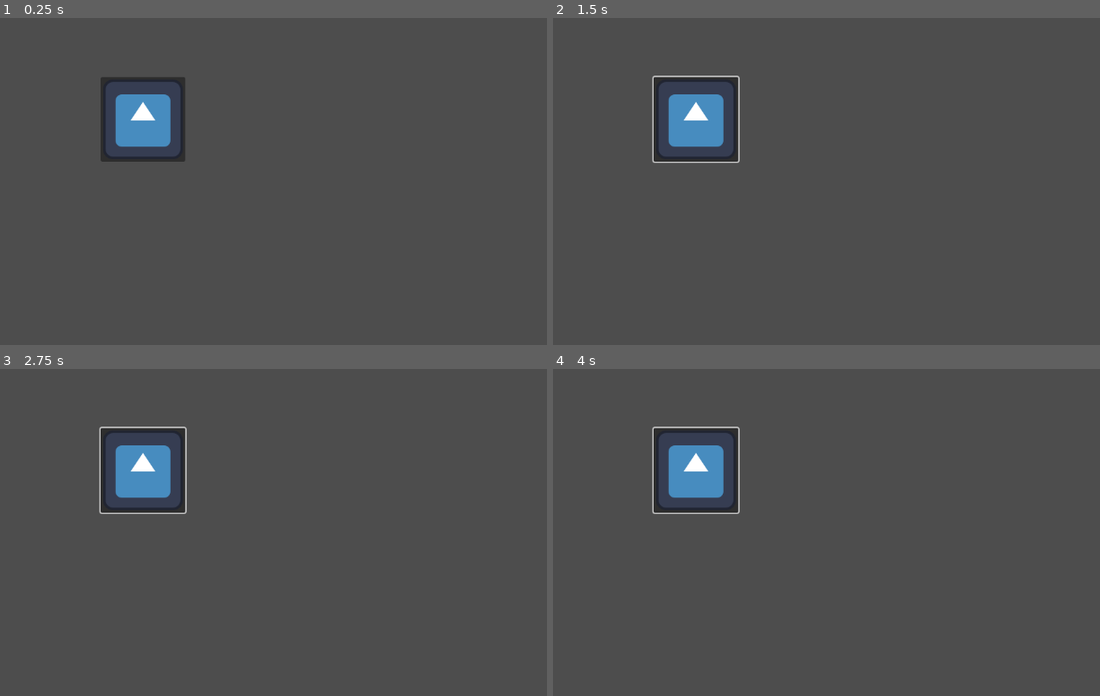
Above: before the commit, frames 1-4 (two rows, left to right).
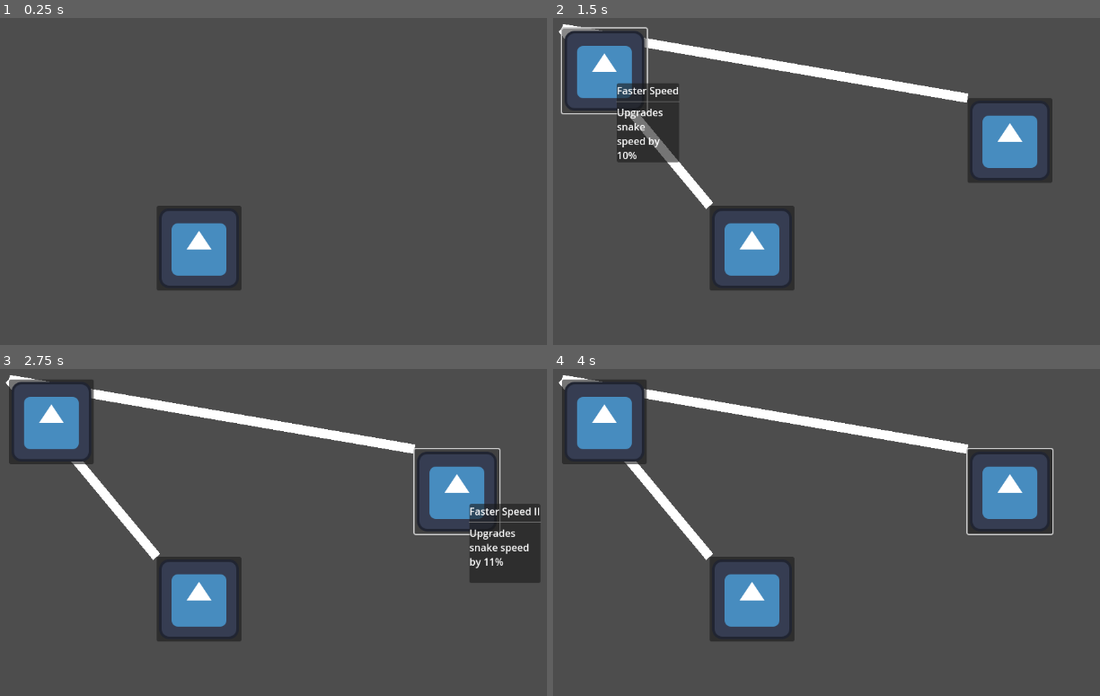
Above: after the commit, the same moments.

Repository: tylercchase/gmtk-2025
Game: Godot game, scene res://src/menus/upgrade/upgrade_menu.tscn
The game is run twice, just before and just after one commit, with the same random seed, the same clock (stepped at 60 frames per second) and the same inputs. This scene is started directly instead of the project's main scene. The engine's default icon, where the game draws it, is replaced by a stand-in: a white triangle on a blue panel in a dark square.
Inputs (mouse positions are in pixels of both pictures, inside the frame that each line leads up to; where the layout moved, square brackets give the same spot in the first picture):
- Up to frame 1 (0.25 s): no input
- Up to frame 2 (1.5 s): click (749, 246) [695, 119] at 0.5 s; click (602, 70) at 1.25 s, where only the run after the commit has a clickable "test"
- Up to frame 3 (2.75 s): click (459, 489) at 2 s, where only the run after the commit has a clickable "test"
- Up to frame 4 (4 s): tap Enter at 2.75 s; move the mouse to (897, 512) at 2.77 s; hold D (move_right) 2.78-3.53 s; click (897, 512) at 2.85 s; tap Space at 3.5 s; move the mouse to (596, 555) at 3.52 s; hold A (move_left) from 3.53 s (still down); click (596, 555) at 3.6 s

The runs differ from the first frame. In frame 1, 5.1% of the frame differs, in the area x 18-45%, y 18-84%; in frame 2, 14%; in frame 3, 15%, in the area x 0-99%, y 1-84%; in frame 4, 13%.

Commit message:
feat: hidden upgrades unlock when requirements bought

Diff:
--- /dev/null
+++ b/src/menus/upgrade/tree_connection_manager.gd
@@ -0,0 +1,53 @@
+@tool
+extends Node2D
+
+@export var upgrade_container: Node2D
+
+var upgrade_buttons : Dictionary[String, UpgradeButton] = {
+
+}
+
+func _ready() -> void:
+	update_button_object()
+	Events.purchased_upgrade.connect(_on_purchased_upgrade)
+
+func update_button_object():
+	for child in upgrade_container.get_children():
+		var button = child as UpgradeButton
+		upgrade_buttons[button.upgrade_resource.id] = button
+
+
+
+func check_button_enabled(upgrade: Upgrade):
+	if len(upgrade.requirements) == 0:
+		return true
+	for requirement in upgrade.requirements:
+		if State.purchased_upgrades.has(requirement.id) and State.purchased_upgrades[requirement.id] >= requirement.level:
+			pass
+		else:
+			return false
+	return true
+
+func update_button_visibility():
+	for button in upgrade_buttons.values():
+		var resource = button.upgrade_resource
+		button.visible = check_button_enabled(resource)
+
+func _draw() -> void:
+	update_button_visibility()
+	update_connections()
+
+
+func update_connections():
+	for button in upgrade_buttons.values():
+		var resource = button.upgrade_resource
+		var requirements : Array[UpgradeRequirement] = resource.requirements
+		if len(resource.requirements) > 0:
+			for requirement in requirements:
+				if upgrade_buttons.has(requirement.id):
+					if upgrade_buttons[requirement.id].visible and button.visible:
+						draw_line(button.global_position, upgrade_buttons[requirement.id].global_position, Color.WHITE, 15.0)
+					# maybe do a dashed line for upgrade requirements not yet met
+
+func _on_purchased_upgrade():
+	queue_redraw()
--- a/src/menus/upgrade/upgrade_button.gd
+++ b/src/menus/upgrade/upgrade_button.gd
@@ -1,18 +1,45 @@
+@tool
+class_name UpgradeButton
 extends Button
 
 
 
-@export var upgrade_resource: Upgrade
+@export var upgrade_resource: Upgrade:
+    set(value):
+        upgrade_resource = value
+        update_display()
 
-var current_level = 0
 
 
 func _ready() -> void:
-    mouse_entered.connect(_on_mouse_entered)
-    mouse_exited.connect(_on_mouse_exited)
+    if !Engine.is_editor_hint():
+        mouse_entered.connect(_on_mouse_entered)
+        mouse_exited.connect(_on_mouse_exited)
+        pressed.connect(_on_button_pressed)
+    update_display()
+
+
+func update_display():
+    if Engine.is_editor_hint():
+        $Label.text = upgrade_resource.name
+    $Label.visible = Engine.is_editor_hint()
+    # something here to show level / max level
+    # as well as disable on max level reached
+    # as well as update icon
+
+# need to have some logic here for listening to currency updates and enabling/disabling the button press
 
 func _on_mouse_entered():
     Events.emit_tooltip_changed(upgrade_resource)
 
 func _on_mouse_exited():
     Events.emit_tooltip_changed(null)
+
+func _on_button_pressed():
+    upgrade_resource.on_buy_level()
+    if State.purchased_upgrades.has(upgrade_resource.id):
+        State.purchased_upgrades[upgrade_resource.id] += 1
+    else:
+        State.purchased_upgrades[upgrade_resource.id] = 1
+    update_display()
+    Events.emit_purchased_upgrade()
--- a/src/menus/upgrade/upgrade_button.tscn
+++ b/src/menus/upgrade/upgrade_button.tscn
@@ -3,11 +3,18 @@
 [ext_resource type="Texture2D" uid="uid://ofhq8wn1748o" path="res://icon.svg" id="1_mmaho"]
 [ext_resource type="Script" uid="uid://dfog3ywk40e3p" path="res://src/menus/upgrade/upgrade_button.gd" id="2_0eguc"]
 
-[node name="Button" type="Button" node_paths=PackedStringArray("remote_element_node")]
+[node name="Button" type="Button"]
 offset_right = 8.0
 offset_bottom = 8.0
 icon = ExtResource("1_mmaho")
 script = ExtResource("2_0eguc")
-origin = 2
-remote_element_node = NodePath(".")
-tooltip_strings = Array[String](["Test of things"])
+
+[node name="Label" type="Label" parent="."]
+visible = false
+layout_mode = 0
+offset_left = -30.0
+offset_top = -27.0
+offset_right = 159.0
+offset_bottom = -4.0
+text = "test"
+horizontal_alignment = 1
--- a/src/menus/upgrade/upgrade_menu.tscn
+++ b/src/menus/upgrade/upgrade_menu.tscn
@@ -1,9 +1,12 @@
-[gd_scene load_steps=5 format=3 uid="uid://dwumukl8x0xq7"]
+[gd_scene load_steps=8 format=3 uid="uid://dwumukl8x0xq7"]
 
 [ext_resource type="Script" uid="uid://hso657cchuqb" path="res://src/menus/upgrade/tree_camera.gd" id="1_5gbj0"]
 [ext_resource type="PackedScene" uid="uid://b2e3cqoh7f5l1" path="res://src/menus/upgrade/upgrade_button.tscn" id="2_5gbj0"]
+[ext_resource type="Script" uid="uid://cjb2acqy31vy6" path="res://src/menus/upgrade/tree_connection_manager.gd" id="2_siov3"]
 [ext_resource type="Resource" uid="uid://4pqkh6ahfar4" path="res://src/upgrades/upgrades/resources/basic_speed.tres" id="3_m5u62"]
+[ext_resource type="Resource" uid="uid://bn0mnlfx3utoo" path="res://src/upgrades/upgrades/resources/speed_2.tres" id="5_53qew"]
 [ext_resource type="PackedScene" uid="uid://dhisaf2mh2g72" path="res://src/menus/tooltip/upgrade_tooltip.tscn" id="5_siov3"]
+[ext_resource type="Resource" uid="uid://ch3fa657jofdw" path="res://src/upgrades/upgrades/resources/speed_3.tres" id="6_t3hjq"]
 
 [node name="UpgradeMenu" type="Node2D"]
 
@@ -11,11 +14,30 @@
 position = Vector2(-76, -89)
 script = ExtResource("1_5gbj0")
 
-[node name="Button" parent="." instance=ExtResource("2_5gbj0")]
-offset_left = -218.0
-offset_top = -259.0
-offset_right = -82.0
-offset_bottom = -123.0
+[node name="ConnectionManager" type="Node2D" parent="." node_paths=PackedStringArray("upgrade_container")]
+script = ExtResource("2_siov3")
+upgrade_container = NodePath("../UpgradeContainer")
+
+[node name="UpgradeContainer" type="Node2D" parent="."]
+
+[node name="Button" parent="UpgradeContainer" instance=ExtResource("2_5gbj0")]
+offset_left = -128.0
+offset_top = -52.0
+offset_bottom = 84.0
 upgrade_resource = ExtResource("3_m5u62")
 
+[node name="Button2" parent="UpgradeContainer" instance=ExtResource("2_5gbj0")]
+offset_left = -365.0
+offset_top = -337.0
+offset_right = -229.0
+offset_bottom = -201.0
+upgrade_resource = ExtResource("5_53qew")
+
+[node name="Button3" parent="UpgradeContainer" instance=ExtResource("2_5gbj0")]
+offset_left = 286.0
+offset_top = -225.0
+offset_right = 422.0
+offset_bottom = -89.0
+upgrade_resource = ExtResource("6_t3hjq")
+
 [node name="UpgradeTooltip" parent="." instance=ExtResource("5_siov3")]
--- a/src/singletons/events.gd
+++ b/src/singletons/events.gd
@@ -2,6 +2,10 @@
 
 signal tooltip_changed
 
+signal purchased_upgrade
 
 func emit_tooltip_changed(value):
     tooltip_changed.emit(value)
+
+func emit_purchased_upgrade():
+    purchased_upgrade.emit()
--- a/src/upgrades/upgrade.gd
+++ b/src/upgrades/upgrade.gd
@@ -8,6 +8,7 @@
 @export var purchase_prices: Array[int] # maybe needs a resource here for different types of currencies?? or an enum
 # also acts as a max-level count by the amount of purchase prices listed
 
+
 @export var requirements: Array[UpgradeRequirement]
 
 
--- /dev/null
+++ b/src/upgrades/upgrades/resources/basic_tail_length.tres
@@ -0,0 +1,16 @@
+[gd_resource type="Resource" script_class="StatUpgrade" load_steps=3 format=3 uid="uid://dhsak2251nias"]
+
+[ext_resource type="Script" uid="uid://ps2c8mb4abcu" path="res://src/upgrades/upgrade_requirement.gd" id="1_wnmgp"]
+[ext_resource type="Script" uid="uid://bnner40wkr4wm" path="res://src/upgrades/upgrades/stat_upgrade.gd" id="2_ptsma"]
+
+[resource]
+script = ExtResource("2_ptsma")
+stat = 1
+amount = 1.0
+type = 0
+name = "Basic Length"
+description = "Upgrades the length of the tail by 1 segement"
+id = "basic-tail"
+purchase_prices = Array[int]([2])
+requirements = Array[ExtResource("1_wnmgp")]([])
+metadata/_custom_type_script = "uid://bnner40wkr4wm"
--- /dev/null
+++ b/src/upgrades/upgrades/resources/speed_2.tres
@@ -0,0 +1,22 @@
+[gd_resource type="Resource" script_class="StatUpgrade" load_steps=4 format=3 uid="uid://bn0mnlfx3utoo"]
+
+[ext_resource type="Script" uid="uid://ps2c8mb4abcu" path="res://src/upgrades/upgrade_requirement.gd" id="1_1ccju"]
+[ext_resource type="Script" uid="uid://bnner40wkr4wm" path="res://src/upgrades/upgrades/stat_upgrade.gd" id="2_mop8b"]
+
+[sub_resource type="Resource" id="Resource_1ccju"]
+script = ExtResource("1_1ccju")
+id = "basic-speed"
+level = 1
+metadata/_custom_type_script = "uid://ps2c8mb4abcu"
+
+[resource]
+script = ExtResource("2_mop8b")
+stat = 0
+amount = 1.1
+type = 2
+name = "Faster Speed"
+description = "Upgrades snake speed by 10%"
+id = "speed-2"
+purchase_prices = Array[int]([5])
+requirements = Array[ExtResource("1_1ccju")]([SubResource("Resource_1ccju")])
+metadata/_custom_type_script = "uid://bnner40wkr4wm"
--- /dev/null
+++ b/src/upgrades/upgrades/resources/speed_3.tres
@@ -0,0 +1,22 @@
+[gd_resource type="Resource" script_class="StatUpgrade" load_steps=4 format=3 uid="uid://ch3fa657jofdw"]
+
+[ext_resource type="Script" uid="uid://ps2c8mb4abcu" path="res://src/upgrades/upgrade_requirement.gd" id="1_70g6k"]
+[ext_resource type="Script" uid="uid://bnner40wkr4wm" path="res://src/upgrades/upgrades/stat_upgrade.gd" id="2_pymqe"]
+
+[sub_resource type="Resource" id="Resource_70g6k"]
+script = ExtResource("1_70g6k")
+id = "speed-2"
+level = 1
+metadata/_custom_type_script = "uid://ps2c8mb4abcu"
+
+[resource]
+script = ExtResource("2_pymqe")
+stat = 0
+amount = 1.11
+type = 2
+name = "Faster Speed II"
+description = "Upgrades snake speed by 11%"
+id = "speed-3"
+purchase_prices = Array[int]([10])
+requirements = Array[ExtResource("1_70g6k")]([SubResource("Resource_70g6k")])
+metadata/_custom_type_script = "uid://bnner40wkr4wm"
--- a/src/upgrades/upgrades/stat_upgrade.gd
+++ b/src/upgrades/upgrades/stat_upgrade.gd
@@ -15,4 +15,5 @@
     DIVIDE
 }
 func on_buy_level():
+    print('doing stat level stuff!')
     pass
Not shown, added: src/menus/upgrade/tree_connection_manager.gd.uid
